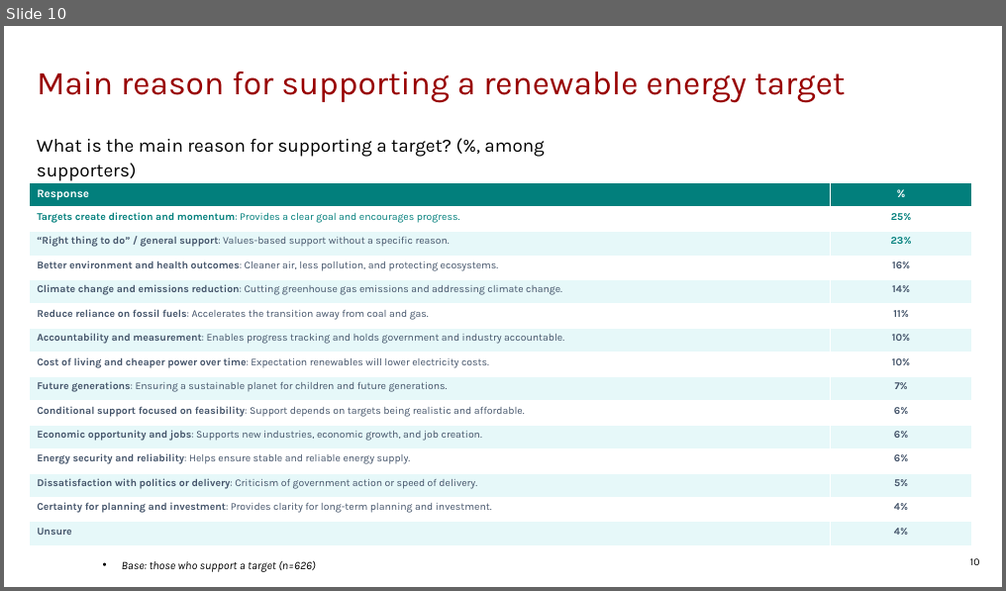
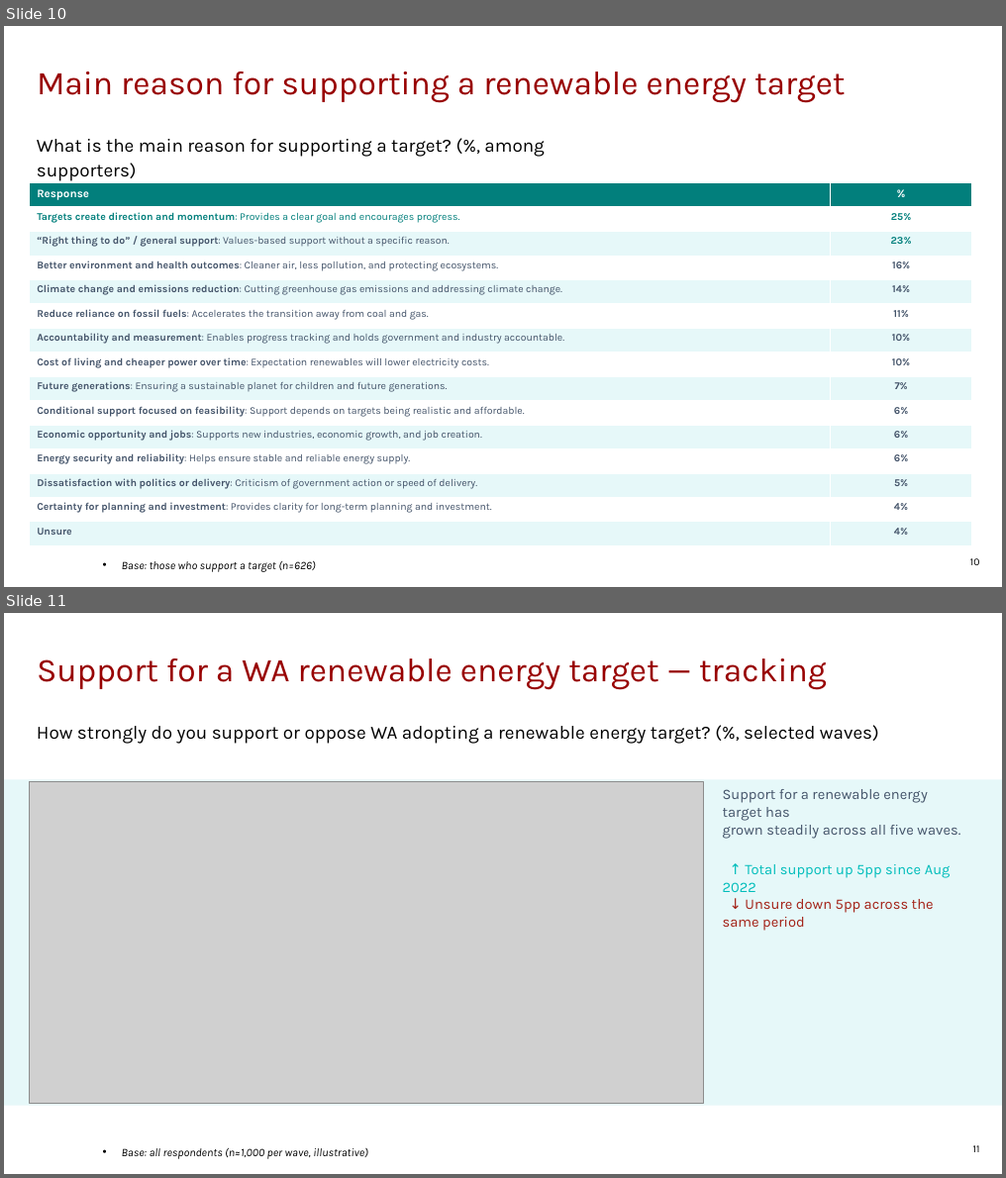
Before and after one commit to ThomasB4242/Test-1, a slide deck: sample_data/wa_energy_output.pptx. Shown one above the other, each under a label of ours: slide 10 before the commit, slides 10 and 11 after it. The pictures are 1006x591 and 1006x1178 pixels, drawn with LibreOffice and Linux fonts; fonts in the diff are those of the drawing; grey boxes stand for pictures; background and template pictures are left out. Boxes give left, top, right and bottom in pixels: in the first picture for what was removed or moved away, otherwise in the second. Text is boxed around its words. In the diff, an @@ line names an element or a change of style, - is before the commit and + after.

```diff
--- a/sample_data/wa_energy_output.pptx
+++ b/sample_data/wa_energy_output.pptx
@@ slide 11 added at (x1=4, y1=613, x2=1002, y2=1174), background #FFFFFF; not listed: 1 template element that a slide beside it also shows @@
@@ title added at (x1=37, y1=659, x2=827, y2=690), 32 pt, text #980000 @@
+Support for a WA renewable energy target — tracking
@@ text added at (x1=37, y1=725, x2=879, y2=744), 18 pt, text #000000 @@
+How strongly do you support or oppose WA adopting a renewable energy target? (%, selected waves)
@@ rounded rectangle added at (x1=4, y1=780, x2=1002, y2=1106), fill #E6F8F9 @@
@@ picture added at (x1=30, y1=781, x2=703, y2=1103) @@
@@ text added at (x1=723, y1=789, x2=960, y2=931), 14 pt, text #44546A @@
+Support for a renewable energy target has
+grown steadily across all five waves.
+↑ Total support up 5pp since Aug 2022
+↓ Unsure down 5pp across the same period
@@ text added at (x1=122, y1=1149, x2=368, y2=1159), 11 pt, text #000000, italic @@
+• Base: all respondents (n≈1,000 per wave, illustrative)
```
Also in this commit, not shown: 1 other slide added, 7 other files.
